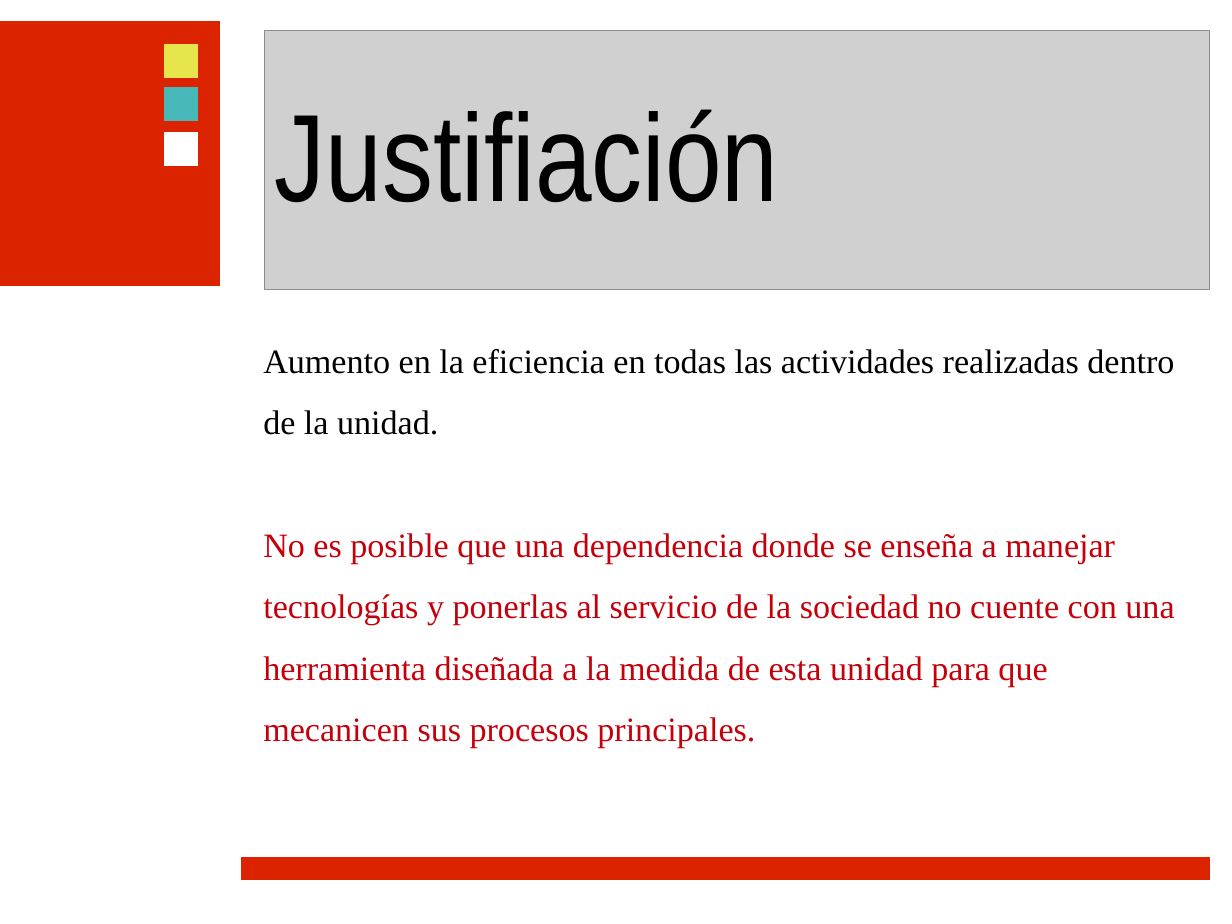
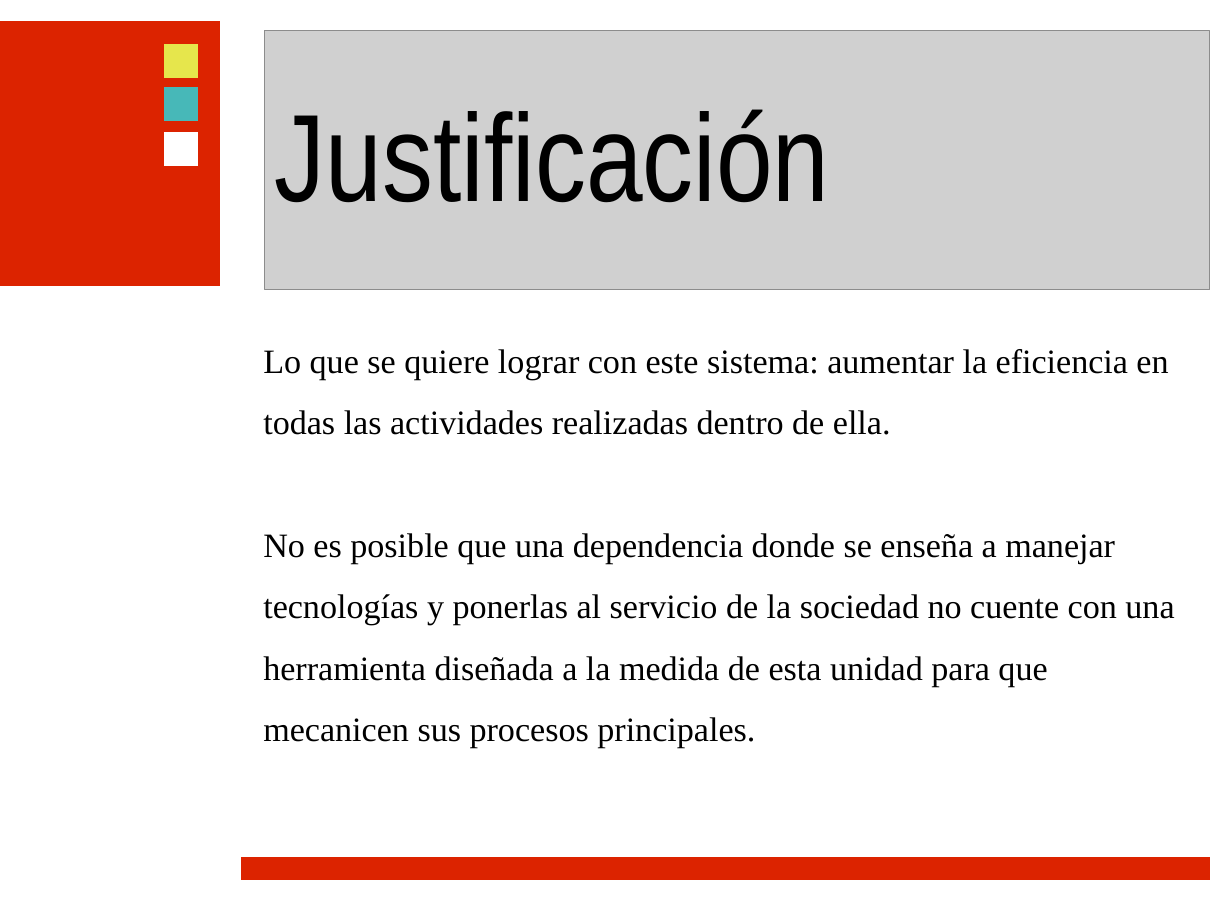
Before and after one commit to ramayac/jhard, a slide deck: slide 17 of presentaciones/primera defensa/jhard.odp. Drawn at 1232x924 pixels with LibreOffice and Linux fonts; fonts in the diff are those of the drawing; grey boxes stand for pictures; background and template pictures are left out. Boxes give left, top, right and bottom in pixels: in the first picture for what was removed or moved away, otherwise in the second. Text is boxed around its words. In the diff, an @@ line names an element or a change of style, - is before the commit and + after.

```diff
--- a/presentaciones/primera defensa/jhard.odp
+++ b/presentaciones/primera defensa/jhard.odp
@@ text at <box>275,109,829,203</box>: text changed @@
-Justifiación
+Justificación
@@ text at <box>263,349,1168,435</box>: text changed @@
-Aumento en la eficiencia en todas las actividades realizadas dentro de la unidad.
+Lo que se quiere lograr con este sistema: aumentar la eficiencia en todas las actividades realizadas dentro de ella.
@@ text at <box>263,533,1174,748</box>: text colour #C5000B to #000000 in "No es posible que una dependencia donde ..." @@
```
Also in this commit, not shown: 23 other slides changed.
